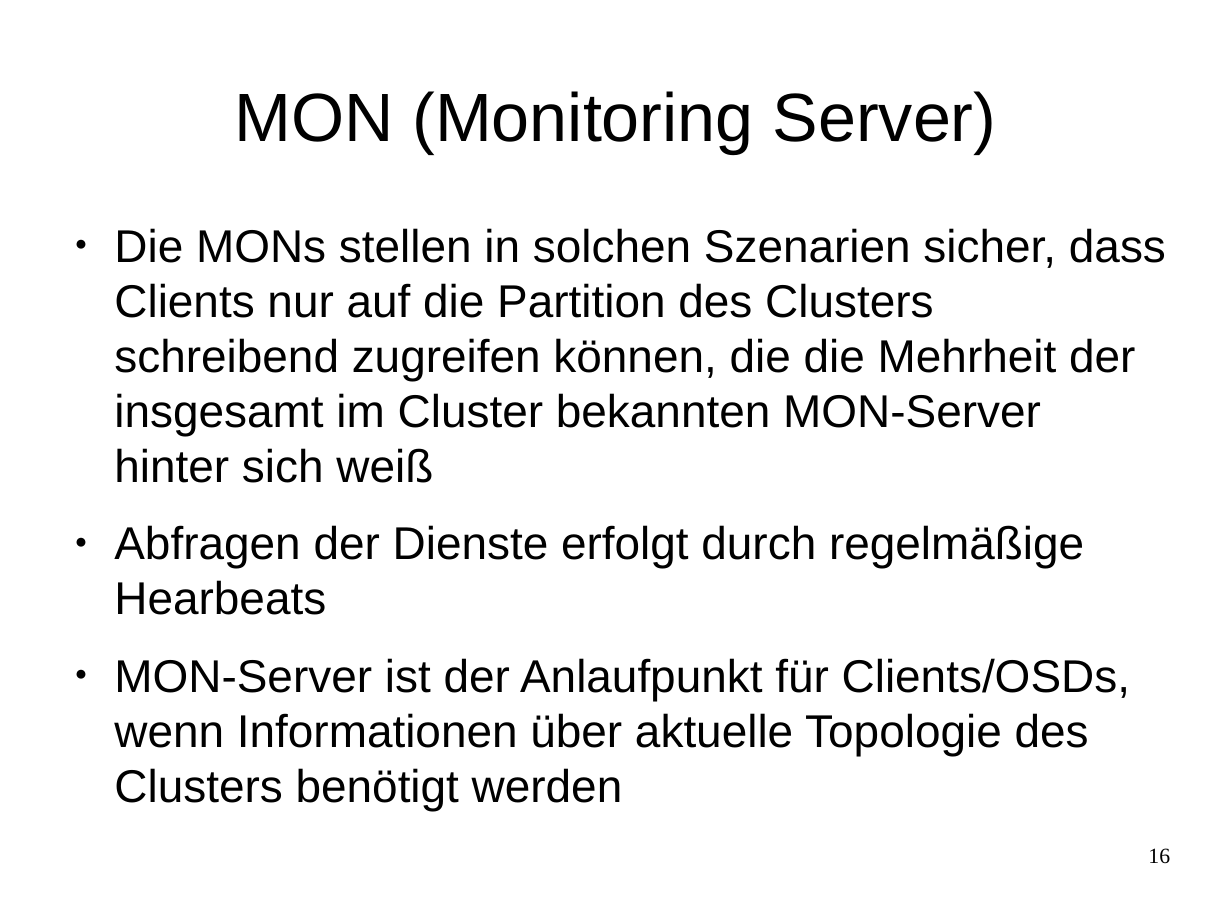
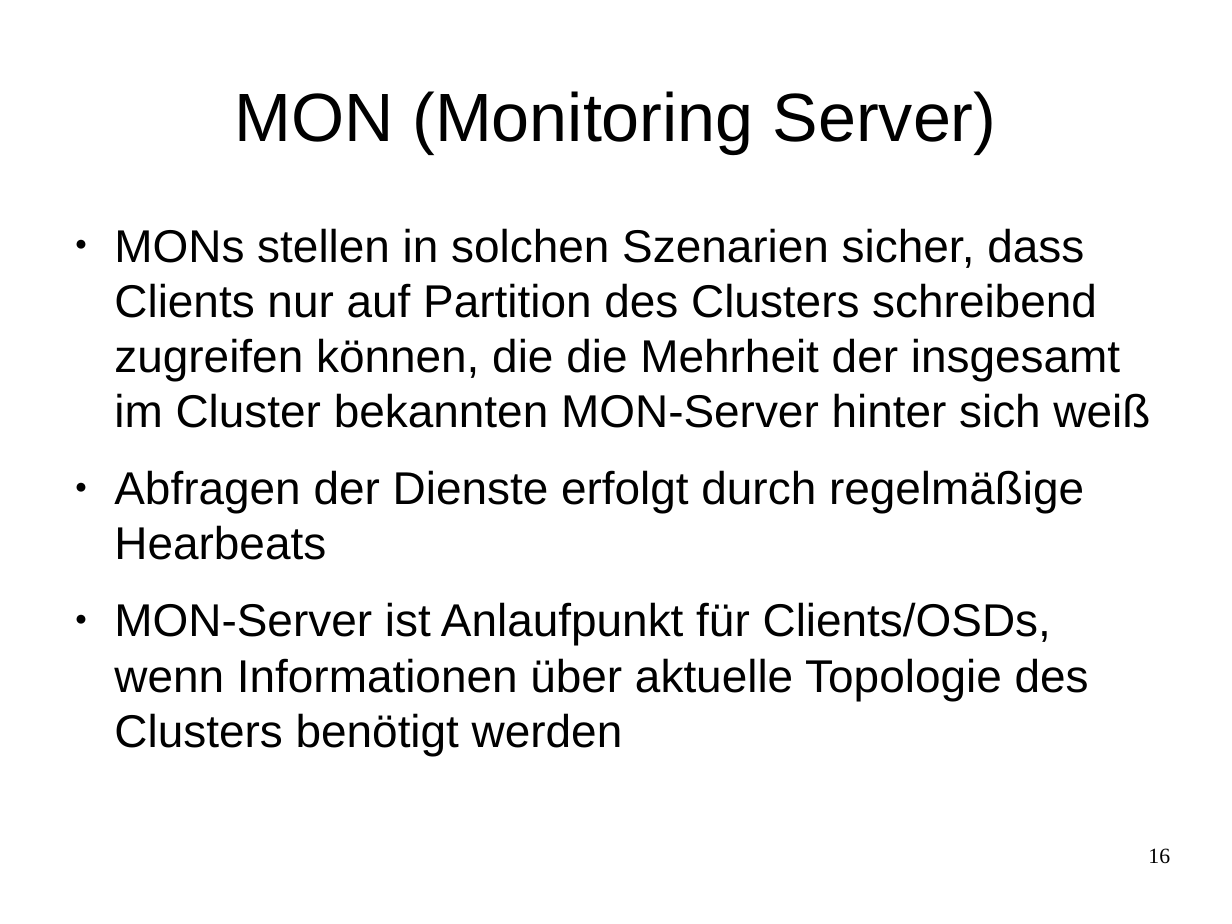
Before and after one commit to celentanos/inora, a slide deck: slide 16 of inora_vortrag_M.odp. Drawn at 1232x924 pixels with LibreOffice and Linux fonts; fonts in the diff are those of the drawing. Boxes give left, top, right and bottom in pixels: in the first picture for what was removed or moved away, otherwise in the second. Text is boxed around its words. In the diff, an @@ line names an element or a change of style, - is before the commit and + after.

```diff
--- a/inora_vortrag_M.odp
+++ b/inora_vortrag_M.odp
@@ text at [114, 228, 1150, 428]: text changed @@
-● Die MONs stellen in solchen Szenarien sicher, dass Clients nur auf die Partition des Clusters schreibend zugreifen können, die die Mehrheit der insgesamt im Cluster bekannten MON-Server hinter sich weiß
+● MONs stellen in solchen Szenarien sicher, dass Clients nur auf Partition des Clusters schreibend zugreifen können, die die Mehrheit der insgesamt im Cluster bekannten MON-Server hinter sich weiß
@@ text at [114, 602, 1089, 756]: text changed @@
-● MON-Server ist der Anlaufpunkt für Clients/OSDs, wenn Informationen über aktuelle Topologie des Clusters benötigt werden
+● MON-Server ist Anlaufpunkt für Clients/OSDs, wenn Informationen über aktuelle Topologie des Clusters benötigt werden
```
Also in this commit, not shown: 12 other slides changed, 1 slide added, 1 slide removed.
